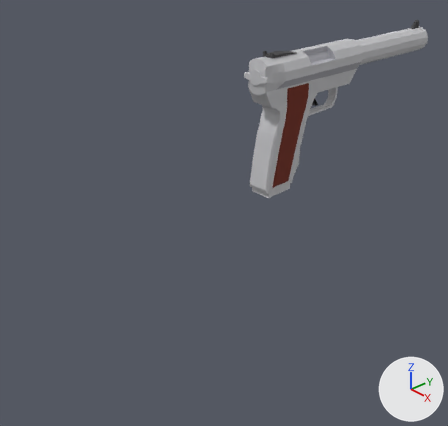
Two versions of the Blender file Art/3D/Blender/mk57.blend, one commit apart.
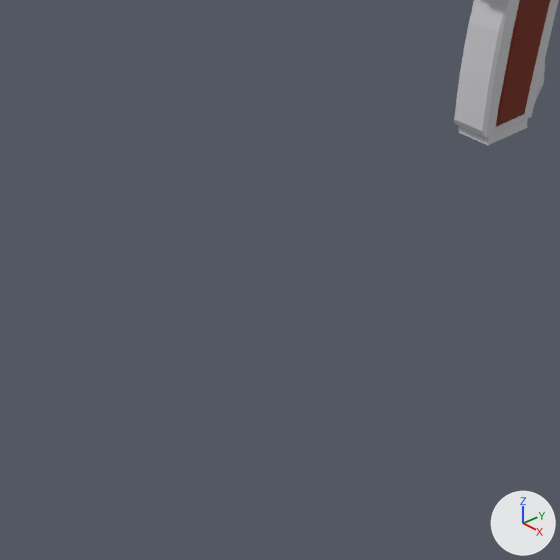
There are two pictures of each version: one whole from a camera (50 mm lens) standing at (1.164, -1.457, 0.667) and looking at (-0.029, -0.38, -0.145), one close up on the part from 0% to 69% of the width and 28% to 100% of the height. The lights are fixed; the arrows at lower right show +X, +Y and +Z. The older version's two pictures come first.

Objects in the first close-up: 'Body' and 1 more.
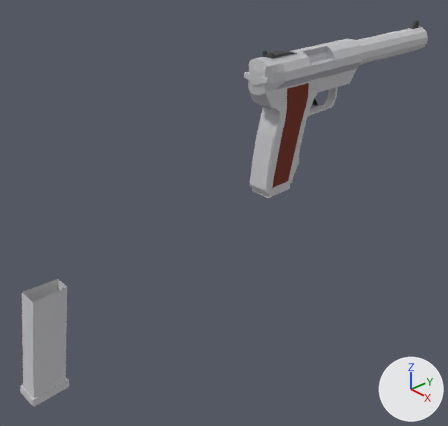
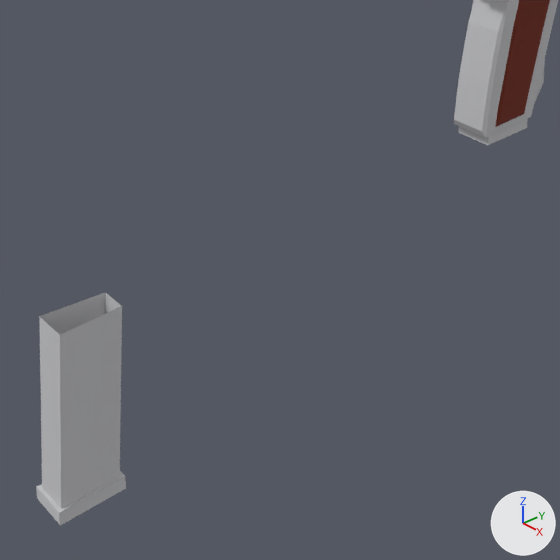
The newer file is also turned or shifted as a whole; pictures and numbers use the older file's frame.

Boxes [x1, y1, x2, y2] around the edits, measured in the close-ups (560 x 560 px):
'dummy', added
    after: [36, 292, 126, 526]

Edits to the bpy script that builds the scene:
```text
Add ob_dummy:
    ob_dummy = bpy.data.objects.new('dummy', me_mesh_3.copy())  # the mesh of ob_mags
    ob_dummy.location = (0.0, -0.973, -0.138)
```
